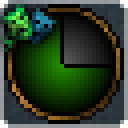
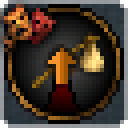
Two versions of the same layered image (128x128). Layer-by-layer changes:
hid "culture_integrated.png" over [left=0, top=4, right=60, bottom=60]
showed "culture_non_accepted.png" over [left=0, top=4, right=60, bottom=60]
showed "Expel" over [left=40, top=44, right=80, bottom=92]
showed "Expel #1" over [left=32, top=28, right=112, bottom=92]
hid "majority2 g" over [left=0, top=4, right=112, bottom=116]
added layer "secondary r" above "plurality r" over [left=0, top=4, right=112, bottom=116]
